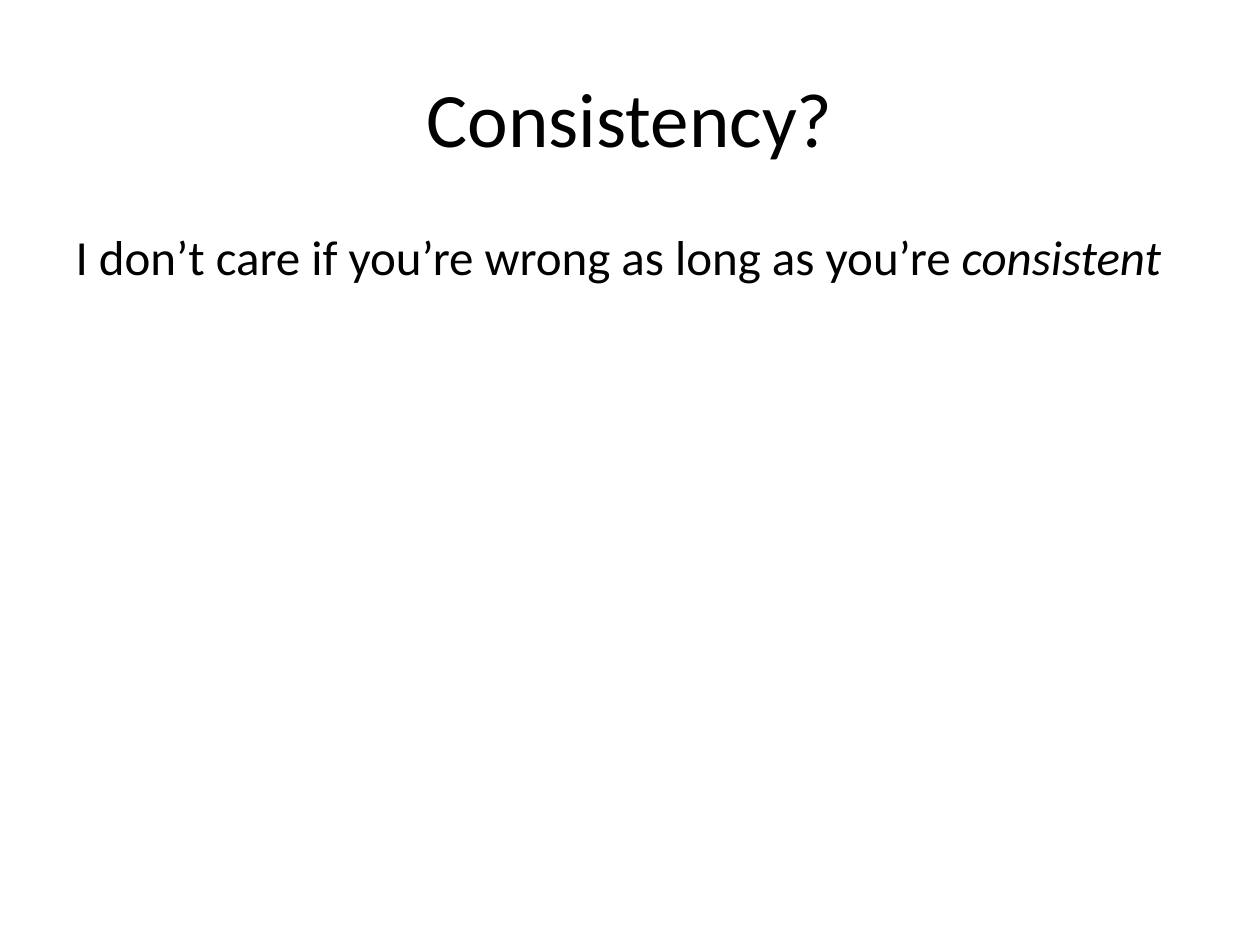
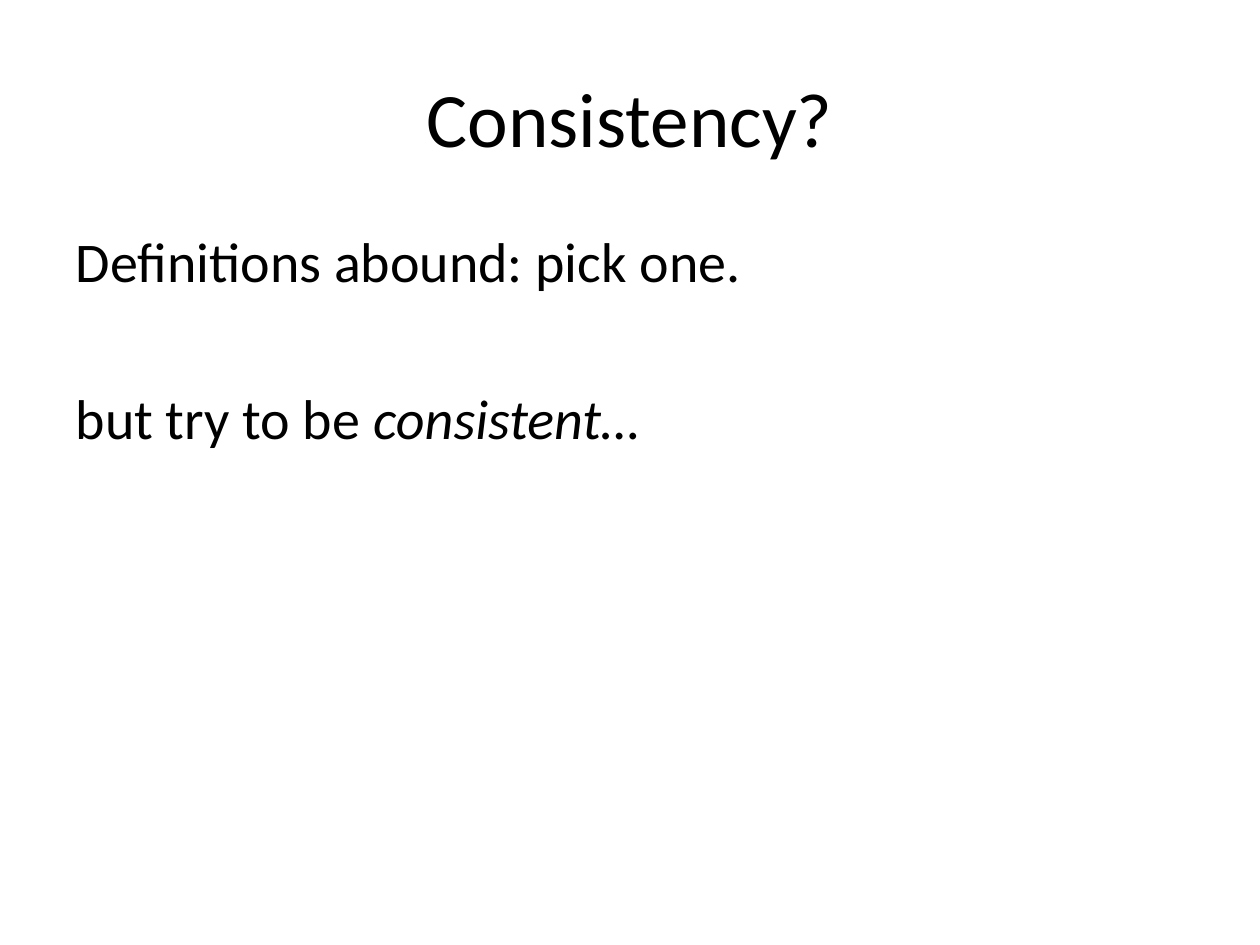
Before and after one commit to declarativitydotnet/declarativity, a slide deck: slide 8 of socc12-bloom-tutorial/slides/bloom-tutorial.pptx. Drawn at 1260x945 pixels with LibreOffice and Linux fonts; fonts in the diff are those of the drawing. Boxes give left, top, right and bottom in pixels: in the first picture for what was removed or moved away, otherwise in the second. Text is boxed around its words. In the diff, an @@ line names an element or a change of style, - is before the commit and + after.

```diff
--- a/socc12-bloom-tutorial/slides/bloom-tutorial.pptx
+++ b/socc12-bloom-tutorial/slides/bloom-tutorial.pptx
@@ text at (76, 243, 741, 448): text changed; size 28 to 32 pt @@
-I don’t care if you’re wrong as long as you’re consistent
+Definitions abound: pick one.
+but try to be consistent…
```
Also in this commit, not shown: 3 other slides changed, 4 slides added, 1 slide removed.
